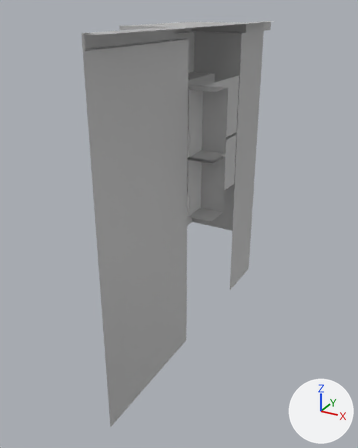
One commit to the FBX model Assets/MainFolder/Assets_Models/Backstreet_M/Ext_Env/Buildings/Food_VTop.fbx: the scene before it, then after it.
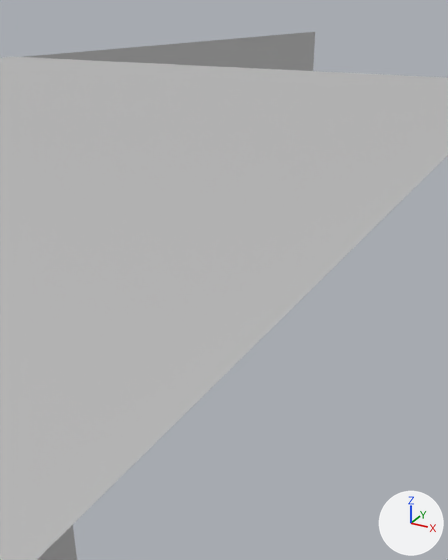
Each version appears first whole from a 50 mm lens placed at (33.0, -91.9, 53.0), pointed at (-3.0, -26.4, 20.3), and next in a close-up from a 50 mm lens placed at (2.2, -2.1, 50.7), pointed at (-0.4, 2.6, 48.4). Lighting does not change. The marker at lower right points along +X, +Y and +Z. Where no turn or scale is listed for an object, it has been applied to the vertices.

In view in the first close-up: 'FoodVTop'.
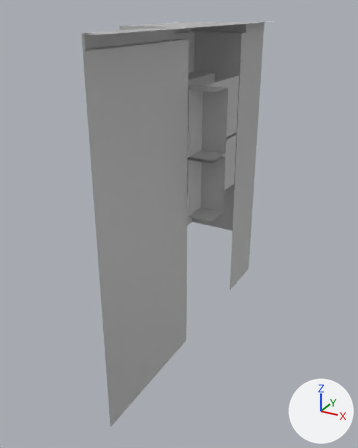
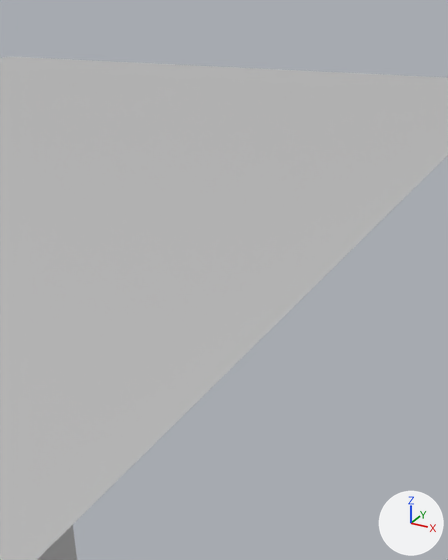
The change, as a list of edits to the scene's bpy script:
```text
Change me_mesh:
    where me_mesh.from_pydata(...)  # 165 vertices, 120 faces; spans x -10.2..4.2, y -51.4..3.5, z 0.0..50.5
    used by ob_foodvtop; location = (0.0, 0.0, 0.0)
    me_mesh part 1
    me_mesh.vertices[118].co: (0.0, 3.5, 49.0) -> (0.0, 0.0, 49.0)
    me_mesh.vertices[119].co: (0.0, 3.5, 50.5) -> (0.0, 0.0, 50.5)  # pixel (315, 31) -> pixel (19, 57)
```

Pixel boxes (x1, y1, x2, y2) of what changed, in the close-ups (448 x 560 px; the box of a moved part takes in the faces that stretch with it):
'FoodVTop', reshaped: before (0, 32, 448, 560); after (0, 57, 448, 560)
part 1 of me_mesh, moved or reshaped (not visible afterwards): before (25, 32, 315, 71)
